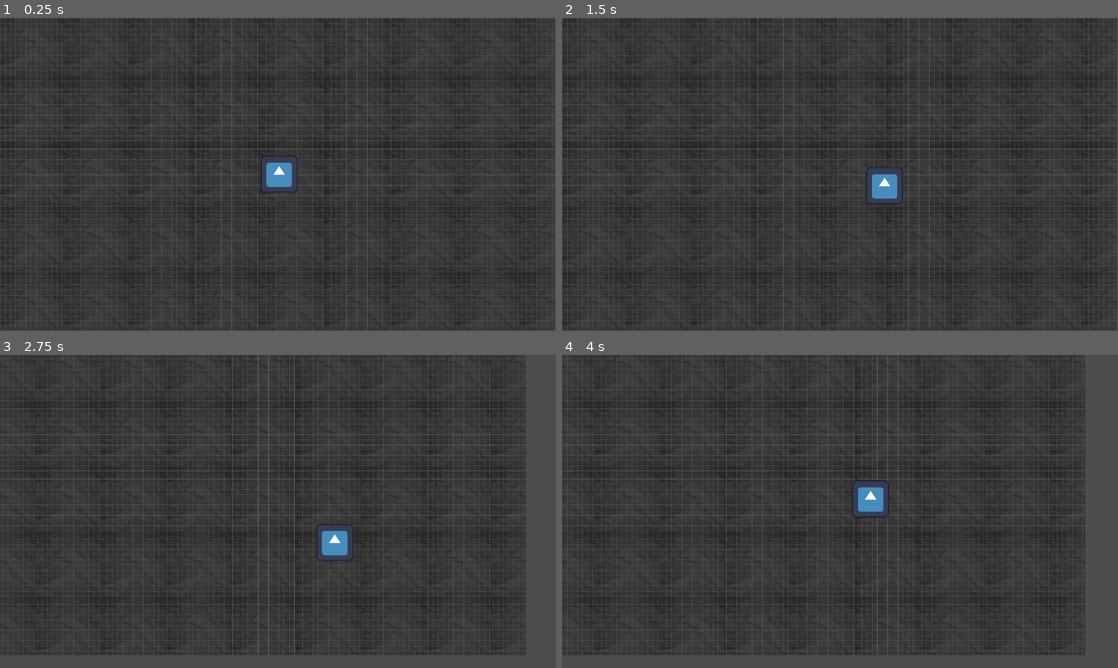
Above: before the commit, frames 1-4 (two rows, left to right).
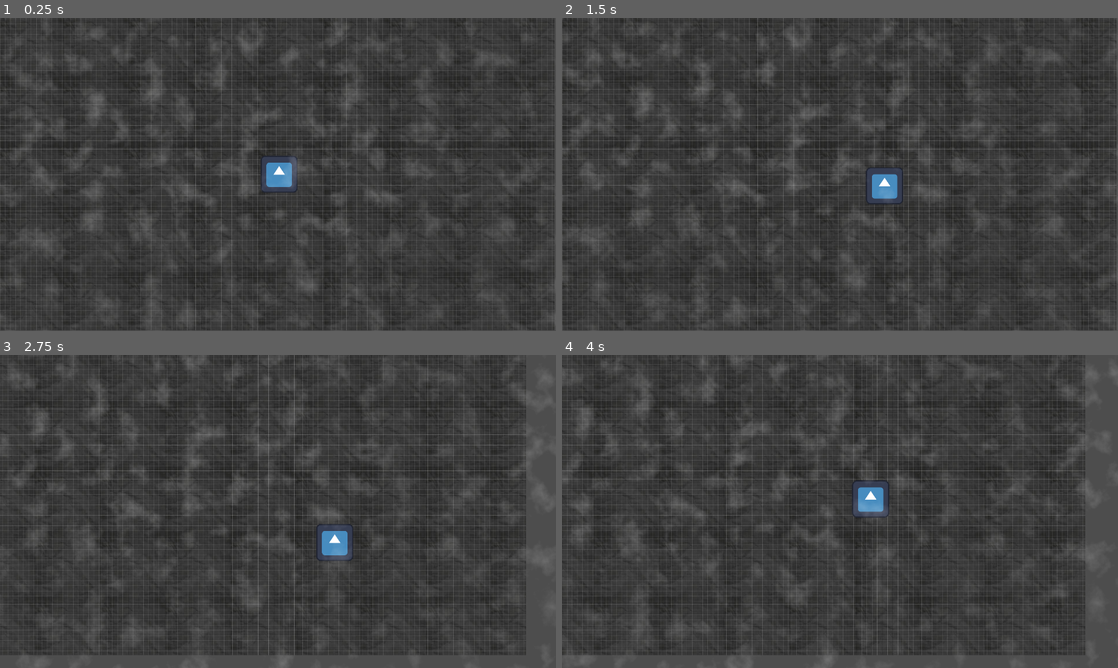
Above: after the commit, the same moments.

Repository: Ava-TU/EGD-FlatGame
Game: Godot game, scene res://Scenes/Main.tscn
Two runs of this game, one before a commit and one after it. Both use one fixed random seed, a clock stepped at 60 frames per second and the inputs below. The engine's default icon, where the game draws it, is replaced by a stand-in: a white triangle on a blue panel in a dark square.
Inputs:
- Up to frame 1 (0.25 s): no input
- Up to frame 2 (1.5 s): hold D (Right) 0.53-1.28 s; hold S (Down) from 1.28 s (still down)
- Up to frame 3 (2.75 s): release S (Down) at 2.03 s; hold D (Right) from 2.03 s (still down)
- Up to frame 4 (4 s): release D (Right) at 2.78 s; hold W (Up) 2.78-3.53 s; hold A (Left) from 3.53 s (still down)

The runs differ from the first frame. In frame 1, 2.1% of the frame differs, in the area x 0-95%, y 2-97%; in frame 2, 2.1%, in the area x 0-100%, y 0-96%; in frame 3, 2.1%; in frame 4, 2.1%.

Commit message:
added in fog shader

Diff:
--- a/egd-flat-game/Scenes/Main.tscn
+++ b/egd-flat-game/Scenes/Main.tscn
@@ -3,9 +3,26 @@
 [ext_resource type="Script" uid="uid://hefypydnccmq" path="res://Scripts/Player.gd" id="1_idj7w"]
 [ext_resource type="Texture2D" uid="uid://blf2yr3e3x1vo" path="res://icon.svg" id="1_r150o"]
 [ext_resource type="Texture2D" uid="uid://e171u74rkqqh" path="res://BG/BlackPaperGB.jpg" id="2_rgh2o"]
+[ext_resource type="Shader" uid="uid://cyhejf8vcfwxr" path="res://Shaders/Fog.gdshader" id="4_rgh2o"]
 
 [sub_resource type="RectangleShape2D" id="RectangleShape2D_r150o"]
 size = Vector2(126, 127)
+
+[sub_resource type="FastNoiseLite" id="FastNoiseLite_rgh2o"]
+frequency = 0.0075
+
+[sub_resource type="NoiseTexture2D" id="NoiseTexture2D_rgh2o"]
+width = 1920
+height = 1080
+noise = SubResource("FastNoiseLite_rgh2o")
+seamless = true
+seamless_blend_skirt = 0.75
+
+[sub_resource type="ShaderMaterial" id="ShaderMaterial_pbw6q"]
+shader = ExtResource("4_rgh2o")
+shader_parameter/noise_texture = SubResource("NoiseTexture2D_rgh2o")
+shader_parameter/density = 0.25
+shader_parameter/speed = Vector2(0.02, 0.01)
 
 [node name="Node2D" type="Node2D" unique_id=2035813038]
 
@@ -32,3 +49,15 @@
 drag_horizontal_enabled = true
 drag_vertical_enabled = true
 editor_draw_drag_margin = true
+
+[node name="Fog" type="ParallaxBackground" parent="." unique_id=2068014699]
+layer = 2
+scroll_ignore_camera_zoom = true
+
+[node name="ParallaxLayer" type="ParallaxLayer" parent="Fog" unique_id=1072303387]
+motion_mirroring = Vector2(1920, 1080)
+
+[node name="ColorRect" type="ColorRect" parent="Fog/ParallaxLayer" unique_id=1407728399]
+material = SubResource("ShaderMaterial_pbw6q")
+offset_right = 1920.0
+offset_bottom = 1080.0
--- /dev/null
+++ b/egd-flat-game/Shaders/Fog.gdshader
@@ -0,0 +1,21 @@
+shader_type canvas_item;
+
+//Noise Texture
+uniform sampler2D noise_texture: repeat_enable, filter_nearest;
+//Fog density
+uniform float density: hint_range(0.0, 1.0) = 0.25;
+//Fog speed
+uniform vec2 speed = vec2(0.02, 0.01);
+
+void fragment()
+{
+	//Makes fog move
+	vec2 uv = UV + speed * TIME;
+	//Sample the noise texture
+	float noise = texture(noise_texture, uv).r;
+	//Convert noise range from (0.0, 1.0) to (-1.0, 1.0)
+	//and clamp between 0.0 and 1.0 again
+	float fog = clamp(noise * 2.0 -1.0, 0.0, 1.0);
+	//Apply fog effect
+	COLOR.a *= fog * density;
+}
Not shown, added: egd-flat-game/Shaders/Fog.gdshader.uid
